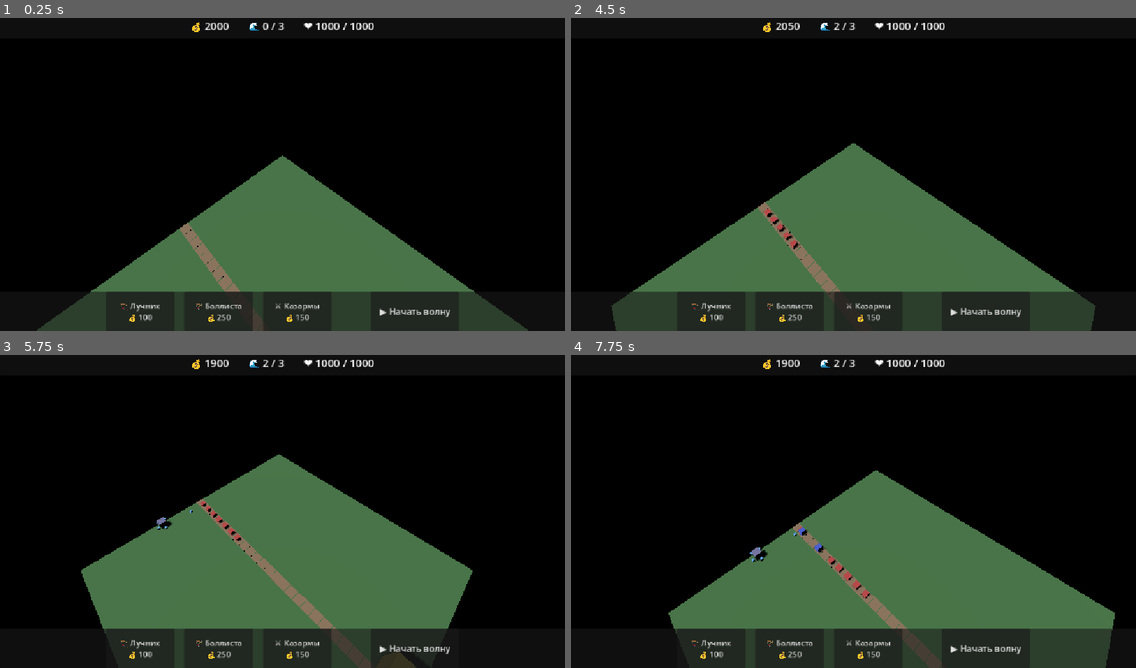
Above: before the commit, frames 1-4 (two rows, left to right).
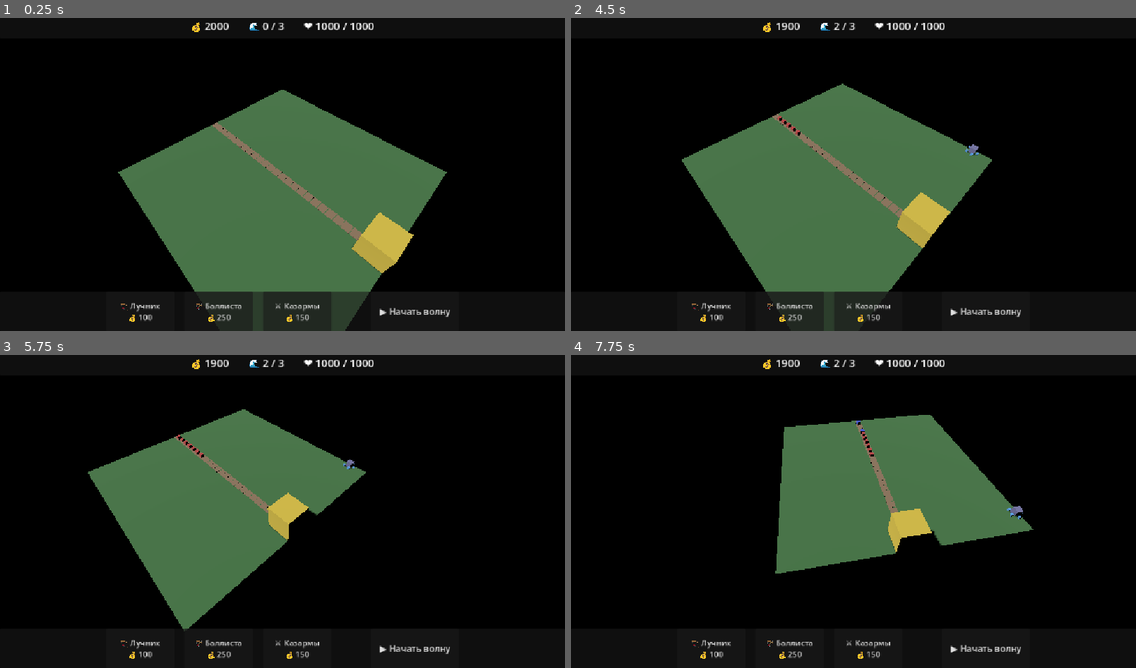
Above: after the commit, the same moments.

Repository: MAQHASKER/tower-defense
Game: Godot game, scene res://scenes/Main.tscn
Same seed, same stepped clock (60 frames per second), same inputs: the game is played once before the commit and once after it.
Inputs (mouse positions are in pixels of both pictures, inside the frame that each line leads up to):
- Up to frame 1 (0.25 s): no input
- Up to frame 2 (4.5 s): click "▶ Начать волну" at 0.5 s; click "▶ Начать волну" at 1.25 s; click "🏹 Лучник 💰 100" at 2 s; click "🏹 Баллиста 💰 250" at 2.75 s; click "⚔️ Казармы 💰 150" at 3.5 s; move the mouse to (977, 155) at 4.27 s; hold Right (ui_right) from 4.28 s (still down); hold S (camera_back, bound only after the commit) from 4.28 s (still down); click (977, 155) at 4.42 s
- Up to frame 3 (5.75 s): tap W (camera_forward, bound only after the commit) at 4.55 s; release Right (ui_right) at 5 s; release S (camera_back, bound only after the commit) at 5 s; drag from (169, 524) to (254, 574) at 5.02 s
- Up to frame 4 (7.75 s): move the mouse to (910, 439) at 5.77 s; hold Right (ui_right) 5.78-6.5 s; hold A (camera_left, bound only after the commit) 5.78-6.5 s; click (910, 439) at 5.92 s; tap D (camera_right, bound only after the commit) at 6.05 s; drag from (825, 574) to (684, 461) at 6.52 s; move the mouse to (1023, 558) at 7.27 s; hold Left (ui_left) from 7.28 s (still down); hold Q (camera_rotate_left, bound only after the commit) from 7.28 s (still down); click (1023, 558) at 7.42 s; tap E (camera_rotate_right, bound only after the commit) at 7.55 s

The runs differ from the first frame. In frame 1, 20% of the frame differs, in the area x 6-94%, y 22-100%; in frame 2, 23%; in frame 3, 27%; in frame 4, 30%, in the area x 17-97%, y 19-100%.

Commit message:
Improve camera: WASD relative to view, Q/E rotation, custom input actions

Diff:
--- a/project.godot
+++ b/project.godot
@@ -35,7 +35,6 @@
 "events": [Object(InputEventKey,"resource_local_to_scene":false,"resource_name":"","device":16,"window_id":0,"alt_press …(195 unchanged characters)…
 , Object(InputEventJoypadButton,"resource_local_to_scene":false,"resource_name":"","device":-1,"button_index":13,"pressure":0.0,"pressed":false,"script":null)
 , Object(InputEventJoypadMotion,"resource_local_to_scene":false,"resource_name":"","device":-1,"axis":0,"axis_value":-1.0,"script":null)
-, Object(InputEventKey,"resource_local_to_scene":false,"resource_name":"","device":-1,"window_id":0,"alt_pressed":false,"shift_pressed":false,"ctrl_pressed":false,"meta_pressed":false,"pressed":false,"keycode":0,"physical_keycode":65,"key_label":0,"unicode":97,"location":0,"echo":false,"script":null)
 ]
 }
 ui_right={
@@ -43,23 +42,52 @@
 "events": [Object(InputEventKey,"resource_local_to_scene":false,"resource_name":"","device":16,"window_id":0,"alt_press …(195 unchanged characters)…
 , Object(InputEventJoypadButton,"resource_local_to_scene":false,"resource_name":"","device":-1,"button_index":14,"pressure":0.0,"pressed":false,"script":null)
 , Object(InputEventJoypadMotion,"resource_local_to_scene":false,"resource_name":"","device":-1,"axis":0,"axis_value":1.0,"script":null)
-, Object(InputEventKey,"resource_local_to_scene":false,"resource_name":"","device":-1,"window_id":0,"alt_pressed":false,"shift_pressed":false,"ctrl_pressed":false,"meta_pressed":false,"pressed":false,"keycode":0,"physical_keycode":68,"key_label":0,"unicode":100,"location":0,"echo":false,"script":null)
 ]
 }
 ui_up={
 "deadzone": 0.5,
-"events": [Object(InputEventKey,"resource_local_to_scene":false,"resource_name":"","device":16,"window_id":0,"alt_pressed":false,"shift_pressed":false,"ctrl_pressed":false,"meta_pressed":false,"pressed":false,"keycode":4194320,"physical_keycode":0,"key_label":0,"unicode":0,"location":0,"echo":false,"script":null)
-, Object(InputEventJoypadButton,"resource_local_to_scene":false,"resource_name":"","device":-1,"button_index":11,"pressure":0.0,"pressed":false,"script":null)
+"events": [Object(InputEventJoypadButton,"resource_local_to_scene":false,"resource_name":"","device":-1,"button_index":11,"pressure":0.0,"pressed":false,"script":null)
 , Object(InputEventJoypadMotion,"resource_local_to_scene":false,"resource_name":"","device":-1,"axis":1,"axis_value":-1.0,"script":null)
-, Object(InputEventKey,"resource_local_to_scene":false,"resource_name":"","device":-1,"window_id":0,"alt_pressed":false,"shift_pressed":false,"ctrl_pressed":false,"meta_pressed":false,"pressed":false,"keycode":0,"physical_keycode":87,"key_label":0,"unicode":119,"location":0,"echo":false,"script":null)
 ]
 }
 ui_down={
 "deadzone": 0.5,
-"events": [Object(InputEventKey,"resource_local_to_scene":false,"resource_name":"","device":16,"window_id":0,"alt_pressed":false,"shift_pressed":false,"ctrl_pressed":false,"meta_pressed":false,"pressed":false,"keycode":4194322,"physical_keycode":0,"key_label":0,"unicode":0,"location":0,"echo":false,"script":null)
-, Object(InputEventJoypadButton,"resource_local_to_scene":false,"resource_name":"","device":-1,"button_index":12,"pressure":0.0,"pressed":false,"script":null)
+"events": [Object(InputEventJoypadButton,"resource_local_to_scene":false,"resource_name":"","device":-1,"button_index":12,"pressure":0.0,"pressed":false,"script":null)
 , Object(InputEventJoypadMotion,"resource_local_to_scene":false,"resource_name":"","device":-1,"axis":1,"axis_value":1.0,"script":null)
-, Object(InputEventKey,"resource_local_to_scene":false,"resource_name":"","device":-1,"window_id":0,"alt_pressed":false,"shift_pressed":false,"ctrl_pressed":false,"meta_pressed":false,"pressed":false,"keycode":0,"physical_keycode":83,"key_label":0,"unicode":115,"location":0,"echo":false,"script":null)
+]
+}
+camera_forward={
+"deadzone": 0.2,
+"events": [Object(InputEventKey,"resource_local_to_scene":false,"resource_name":"","device":-1,"window_id":0,"alt_pressed":false,"shift_pressed":false,"ctrl_pressed":false,"meta_pressed":false,"pressed":false,"keycode":0,"physical_keycode":87,"key_label":0,"unicode":119,"location":0,"echo":false,"script":null)
+, Object(InputEventKey,"resource_local_to_scene":false,"resource_name":"","device":-1,"window_id":0,"alt_pressed":false,"shift_pressed":false,"ctrl_pressed":false,"meta_pressed":false,"pressed":false,"keycode":0,"physical_keycode":4194320,"key_label":0,"unicode":0,"location":0,"echo":false,"script":null)
+]
+}
+camera_back={
+"deadzone": 0.2,
+"events": [Object(InputEventKey,"resource_local_to_scene":false,"resource_name":"","device":-1,"window_id":0,"alt_pressed":false,"shift_pressed":false,"ctrl_pressed":false,"meta_pressed":false,"pressed":false,"keycode":0,"physical_keycode":83,"key_label":0,"unicode":115,"location":0,"echo":false,"script":null)
+, Object(InputEventKey,"resource_local_to_scene":false,"resource_name":"","device":-1,"window_id":0,"alt_pressed":false,"shift_pressed":false,"ctrl_pressed":false,"meta_pressed":false,"pressed":false,"keycode":0,"physical_keycode":4194322,"key_label":0,"unicode":0,"location":0,"echo":false,"script":null)
+]
+}
+camera_left={
+"deadzone": 0.2,
+"events": [Object(InputEventKey,"resource_local_to_scene":false,"resource_name":"","device":-1,"window_id":0,"alt_pressed":false,"shift_pressed":false,"ctrl_pressed":false,"meta_pressed":false,"pressed":false,"keycode":0,"physical_keycode":65,"key_label":0,"unicode":97,"location":0,"echo":false,"script":null)
+, Object(InputEventKey,"resource_local_to_scene":false,"resource_name":"","device":-1,"window_id":0,"alt_pressed":false,"shift_pressed":false,"ctrl_pressed":false,"meta_pressed":false,"pressed":false,"keycode":0,"physical_keycode":4194319,"key_label":0,"unicode":0,"location":0,"echo":false,"script":null)
+]
+}
+camera_right={
+"deadzone": 0.2,
+"events": [Object(InputEventKey,"resource_local_to_scene":false,"resource_name":"","device":-1,"window_id":0,"alt_pressed":false,"shift_pressed":false,"ctrl_pressed":false,"meta_pressed":false,"pressed":false,"keycode":0,"physical_keycode":68,"key_label":0,"unicode":100,"location":0,"echo":false,"script":null)
+, Object(InputEventKey,"resource_local_to_scene":false,"resource_name":"","device":-1,"window_id":0,"alt_pressed":false,"shift_pressed":false,"ctrl_pressed":false,"meta_pressed":false,"pressed":false,"keycode":0,"physical_keycode":4194321,"key_label":0,"unicode":0,"location":0,"echo":false,"script":null)
+]
+}
+camera_rotate_left={
+"deadzone": 0.2,
+"events": [Object(InputEventKey,"resource_local_to_scene":false,"resource_name":"","device":-1,"window_id":0,"alt_pressed":false,"shift_pressed":false,"ctrl_pressed":false,"meta_pressed":false,"pressed":false,"keycode":0,"physical_keycode":81,"key_label":0,"unicode":113,"location":0,"echo":false,"script":null)
+]
+}
+camera_rotate_right={
+"deadzone": 0.2,
+"events": [Object(InputEventKey,"resource_local_to_scene":false,"resource_name":"","device":-1,"window_id":0,"alt_pressed":false,"shift_pressed":false,"ctrl_pressed":false,"meta_pressed":false,"pressed":false,"keycode":0,"physical_keycode":69,"key_label":0,"unicode":101,"location":0,"echo":false,"script":null)
 ]
 }
 
--- a/scripts/CameraController.gd
+++ b/scripts/CameraController.gd
@@ -1,38 +1,70 @@
 extends Camera3D
 
-@export var move_speed := 25.0
-@export var zoom_step := 3.0
-@export var min_height := 20.0
-@export var max_height := 60.0
+@export var move_speed := 30.0
+@export var rotate_speed := 90.0     # градусов в секунду
+@export var zoom_speed := 4.0
+@export var min_distance := 25.0
+@export var max_distance := 90.0
 
-var is_dragging := false
+# Точка на земле, куда смотрит камера
+var pivot: Vector3 = Vector3(28, 0, 28)
+var yaw: float = 45.0       # поворот вокруг Y
+var pitch: float = 50.0     # наклон вниз
+var distance: float = 50.0  # расстояние от pivot до камеры
 
 func _ready() -> void:
-	position = Vector3(28, 40, 28)
-	rotation_degrees = Vector3(-50, 45, 0)
+	_update_camera()
 
 func _process(delta: float) -> void:
+	var yaw_rad := deg_to_rad(yaw)
+	# Направление "вперёд" по земле (в сторону взгляда камеры)
+	var forward := Vector3(-sin(yaw_rad), 0, -cos(yaw_rad))
+	# Направление "вправо" по земле
+	var right := Vector3(cos(yaw_rad), 0, -sin(yaw_rad))
+
 	var move := Vector3.ZERO
-	if Input.is_action_pressed("ui_up"):
-		move.z -= 1
-	if Input.is_action_pressed("ui_down"):
-		move.z += 1
-	if Input.is_action_pressed("ui_left"):
-		move.x -= 1
-	if Input.is_action_pressed("ui_right"):
-		move.x += 1
+	if Input.is_action_pressed("camera_forward"):
+		move += forward
+	if Input.is_action_pressed("camera_back"):
+		move -= forward
+	if Input.is_action_pressed("camera_right"):
+		move += right
+	if Input.is_action_pressed("camera_left"):
+		move -= right
 
-	if move.length() > 0:
-		position += move.normalized() * move_speed * delta
+	if move.length() > 0.0:
+		pivot += move.normalized() * move_speed * delta
+		_clamp_pivot()
+
+	if Input.is_action_pressed("camera_rotate_left"):
+		yaw += rotate_speed * delta
+	if Input.is_action_pressed("camera_rotate_right"):
+		yaw -= rotate_speed * delta
+
+	_update_camera()
 
 func _unhandled_input(event: InputEvent) -> void:
 	if event is InputEventMouseButton:
 		if event.button_index == MOUSE_BUTTON_WHEEL_UP and event.pressed:
-			position.y = clamp(position.y - zoom_step, min_height, max_height)
+			distance = clamp(distance - zoom_speed, min_distance, max_distance)
+			_update_camera()
 		elif event.button_index == MOUSE_BUTTON_WHEEL_DOWN and event.pressed:
-			position.y = clamp(position.y + zoom_step, min_height, max_height)
-		elif event.button_index == MOUSE_BUTTON_MIDDLE:
-			is_dragging = event.pressed
-	elif event is InputEventMouseMotion and is_dragging:
-		position.x -= event.relative.x * 0.1
-		position.z -= event.relative.y * 0.1
+			distance = clamp(distance + zoom_speed, min_distance, max_distance)
+			_update_camera()
+
+func _update_camera() -> void:
+	var yaw_rad := deg_to_rad(yaw)
+	var pitch_rad := deg_to_rad(pitch)
+	var offset := Vector3(
+		sin(yaw_rad) * cos(pitch_rad),
+		sin(pitch_rad),
+		cos(yaw_rad) * cos(pitch_rad)
+	) * distance
+	position = pivot + offset
+	look_at(pivot, Vector3.UP)
+
+func _clamp_pivot() -> void:
+	var max_x := Constants.MAP_WIDTH * Constants.CELL_SIZE
+	var max_z := Constants.MAP_HEIGHT * Constants.CELL_SIZE
+	pivot.x = clamp(pivot.x, 0.0, max_x)
+	pivot.z = clamp(pivot.z, 0.0, max_z)
